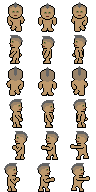
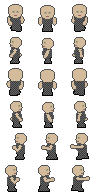
Comparing the layer stacks of the two 96px x 192px images. Changes:
hid group "hairstyles" (5 layers) over [4, 2, 89, 176]
hid "hair3" over [4, 2, 89, 173]
showed group "shirts" (5 layers) over [7, 16, 87, 185]
added group "armour" with 5 layers above "base" over [4, 3, 90, 192]
added layer "chainskirt" in group "armour" over [7, 25, 89, 192]
added layer "chainbody" in group "armour" over [8, 16, 86, 185]
"base": opacity 100% → 67% over [5, 4, 90, 192]
hid "legs" over [7, 25, 89, 192]
